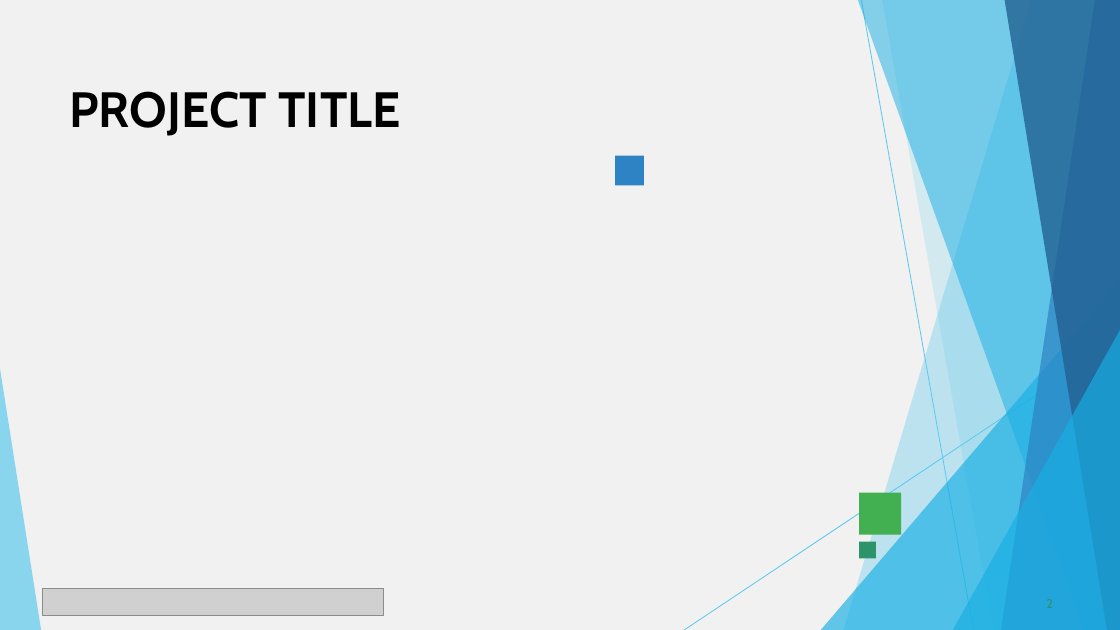
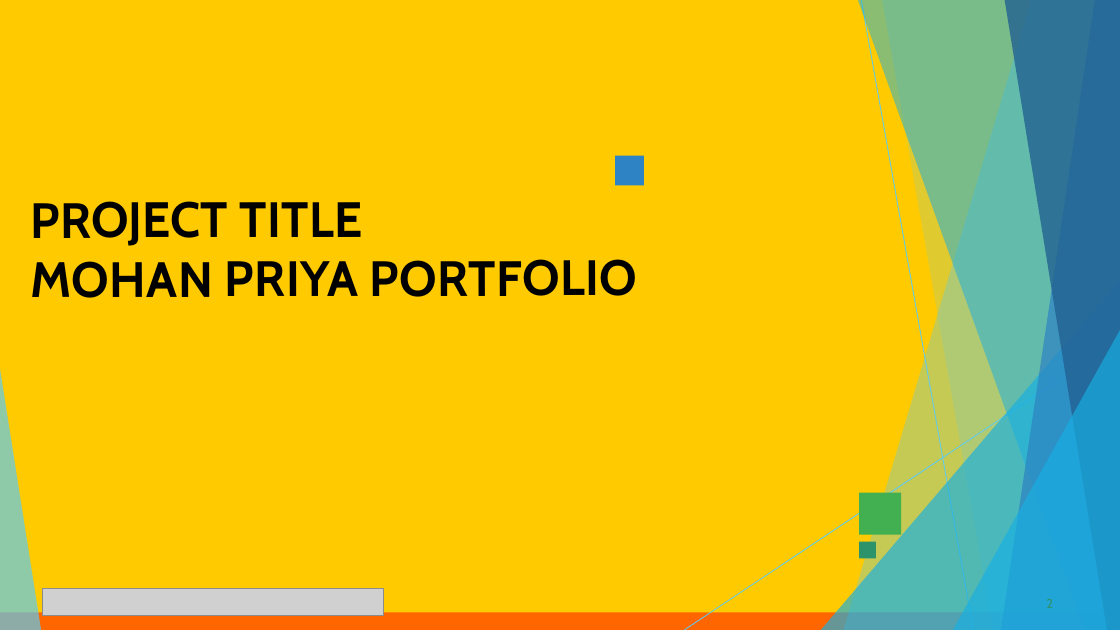
Before and after one commit to mohanpriyamohan2006-create/Mohan-priya--NM-edunet-project-, a slide deck: slide 2 of PPT FWD TNSDC 2025.pptx. Drawn at 1120x630 pixels with LibreOffice and Linux fonts; fonts in the diff are those of the drawing; grey boxes stand for pictures. Boxes give left, top, right and bottom in pixels: in the first picture for what was removed or moved away, otherwise in the second. Text is boxed around its words. In the diff, an @@ line names an element or a change of style, - is before the commit and + after.

```diff
--- a/PPT FWD TNSDC 2025.pptx
+++ b/PPT FWD TNSDC 2025.pptx
@@ background #FFFFFF to #FF6600 @@
@@ freeform shape: place and size @@
-freeform shape at <box>0,0,1120,630</box>
+freeform shape at <box>0,0,1120,613</box>
@@ freeform shape at <box>0,0,1120,613</box>: fill #F1F1F1 to #FFCB00 @@
@@ title removed at <box>69,91,401,136</box> @@
-PROJECT TITLE
@@ title added at <box>30,201,638,298</box>, 42.5 pt, text #000000, bold @@
+PROJECT TITLE
+MOHAN PRIYA PORTFOLIO
```
Also in this commit, not shown: 8 other slides changed, 4 slides added, 2 slides removed.
